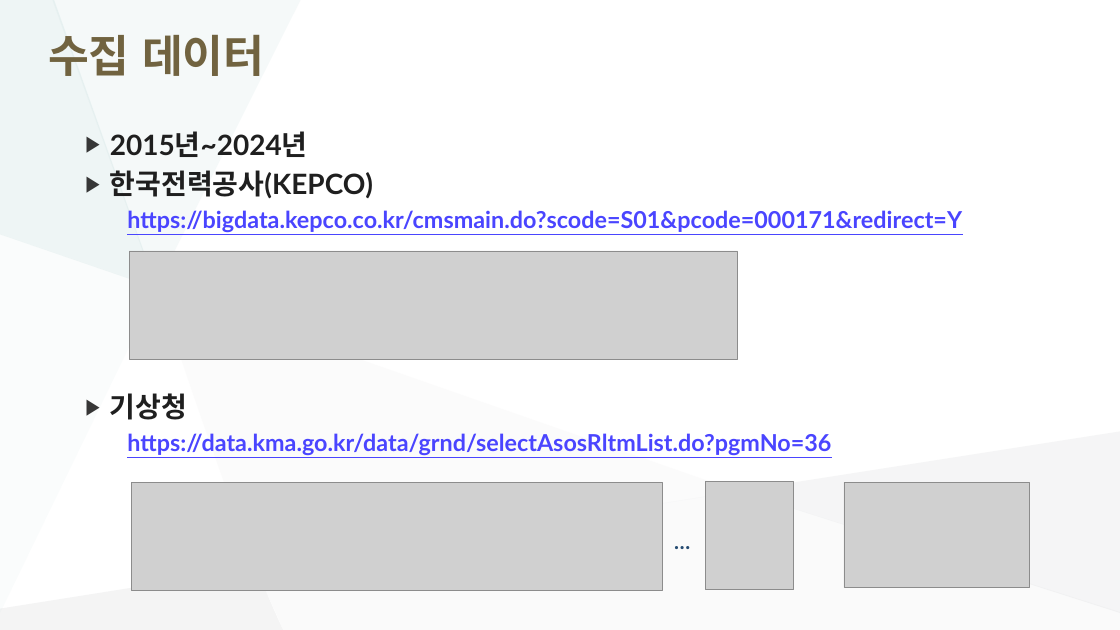
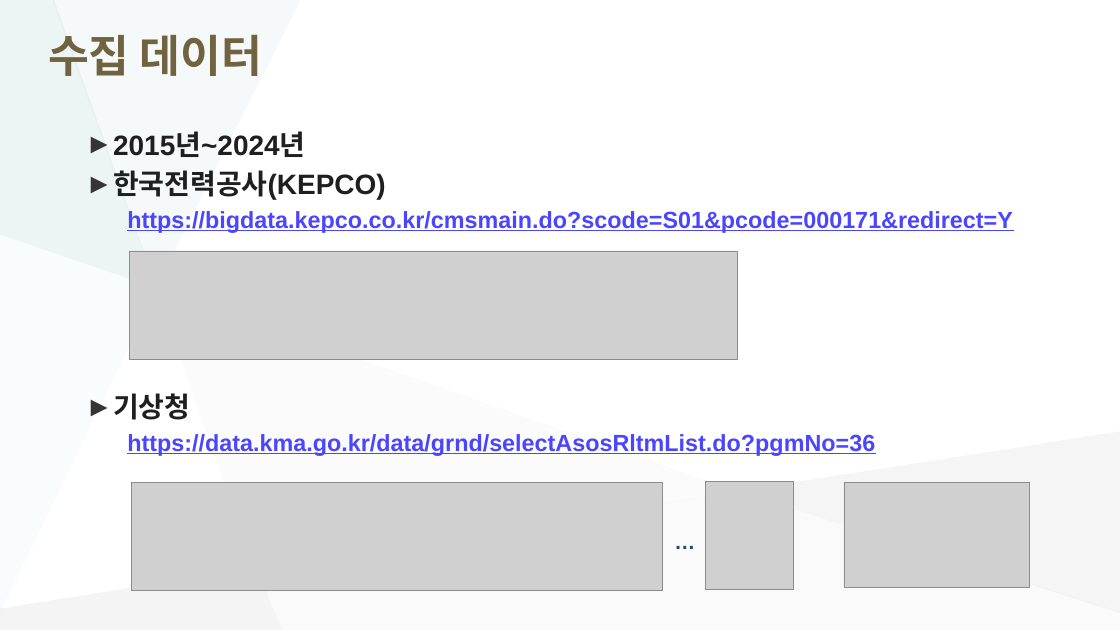
Before and after one commit to somnio-kimm/electricity_consumption_prediction, a slide deck: slide 6 of doc/정형프로젝트_기획안발표_250402_최종.pptx. Drawn at 1120x630 pixels with LibreOffice and Linux fonts; fonts in the diff are those of the drawing; grey boxes stand for pictures. Boxes give left, top, right and bottom in pixels: in the first picture for what was removed or moved away, otherwise in the second. Text is boxed around its words. In the diff, an @@ line names an element or a change of style, - is before the commit and + after.

```diff
--- a/doc/정형프로젝트_기획안발표_250402_최종.pptx
+++ b/doc/정형프로젝트_기획안발표_250402_최종.pptx
@@ freeform shape at [0, 0, 157, 288]: fill #C1DBDB at 27% opacity to #BFDBDA at 27% opacity @@
@@ title "수집 데이터" at [48, 35, 262, 76]: font Lato to Arial @@
@@ freeform shape at [52, 0, 300, 288]: fill #E0EDED at 31% opacity to #DFECEC at 31% opacity @@
@@ text "2015년~2024년" at [113, 133, 1013, 456]: font Lato to Arial; bullet ▶ to ►; less space between paragraphs; bullet colour #363636 to #353535 @@
@@ freeform shape at [0, 234, 157, 613]: fill #C1DBDB at 8% opacity to #BFDBDA at 8% opacity @@
@@ freeform shape at [160, 289, 739, 568]: fill #F3F2F2 at 26% opacity to #F2F2F2 at 26% opacity @@
@@ text "…" at [666, 524, 706, 558]: font Lato to Arial @@
```
Also in this commit, not shown: 7 other slides changed, 11 other files.
